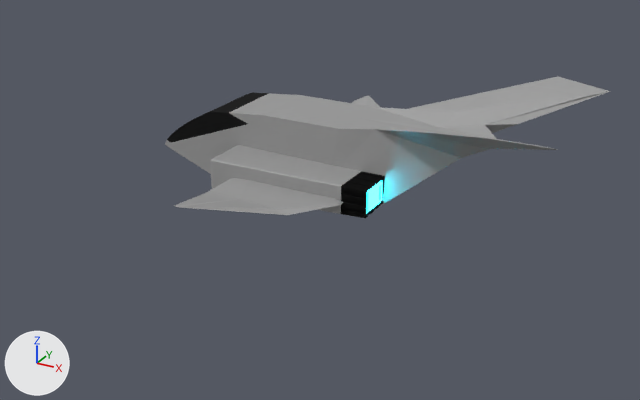
One commit to the Blender file AAC/Ship/Ship.blend: the scene before it, then after it.
One viewpoint serves both versions: a 50 mm lens placed at (9.66, -17.54, 8.3), pointed at (0.6, -1.05, 0.06). Lighting does not change. The marker at lower left points along +X, +Y and +Z. Text is drawn in Blender's own font.
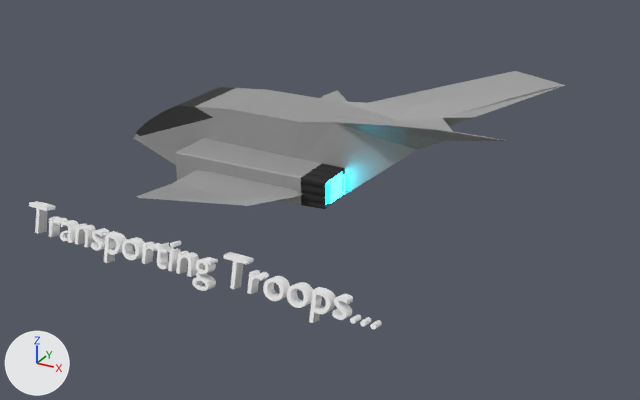
Pixel boxes [x1, y1, x2, y2] of what changed, in the pictures (640 x 400 px):
'Plane', moved, turned: before [165, 76, 611, 218]; after [134, 71, 565, 209]
'Text', added: after [29, 201, 382, 330]

Edits to the bpy script that builds the scene:
```text
Add mat_text:
    mat_text = principled_material('Text')
    mat_text.base_color = (1.0, 1.0, 1.0)  # white #ffffff
    mat_text.specular_ior_level = 1.0
Add txt_text:
    txt_text = bpy.data.curves.new('Text', 'FONT')
    txt_text.body = 'Transporting Troops...'
    txt_text.materials.append(mat_text)  # white #ffffff
    txt_text.extrude = 0.12
    txt_text.align_x = 'CENTER'
    txt_text.size = 0.91
Change ob_plane:
    ob_plane.location: (0.0, 0.0, 1.0) -> (-1.0, 0.0, 1.0)
    ob_plane.rotation_euler: (1.571, 0.0, 0.0) -> (1.571, 0.0, 6.283)  # degrees (90, 0, 0) -> degrees (90, 0, 360)
Add ob_text:
    ob_text = bpy.data.objects.new('Text', txt_text)
    ob_text.location = (0.0, -5.34, 0.0)
    ob_text.rotation_euler = (1.333, 0.0, 0.0)  # degrees (76, 0, 0)
```
